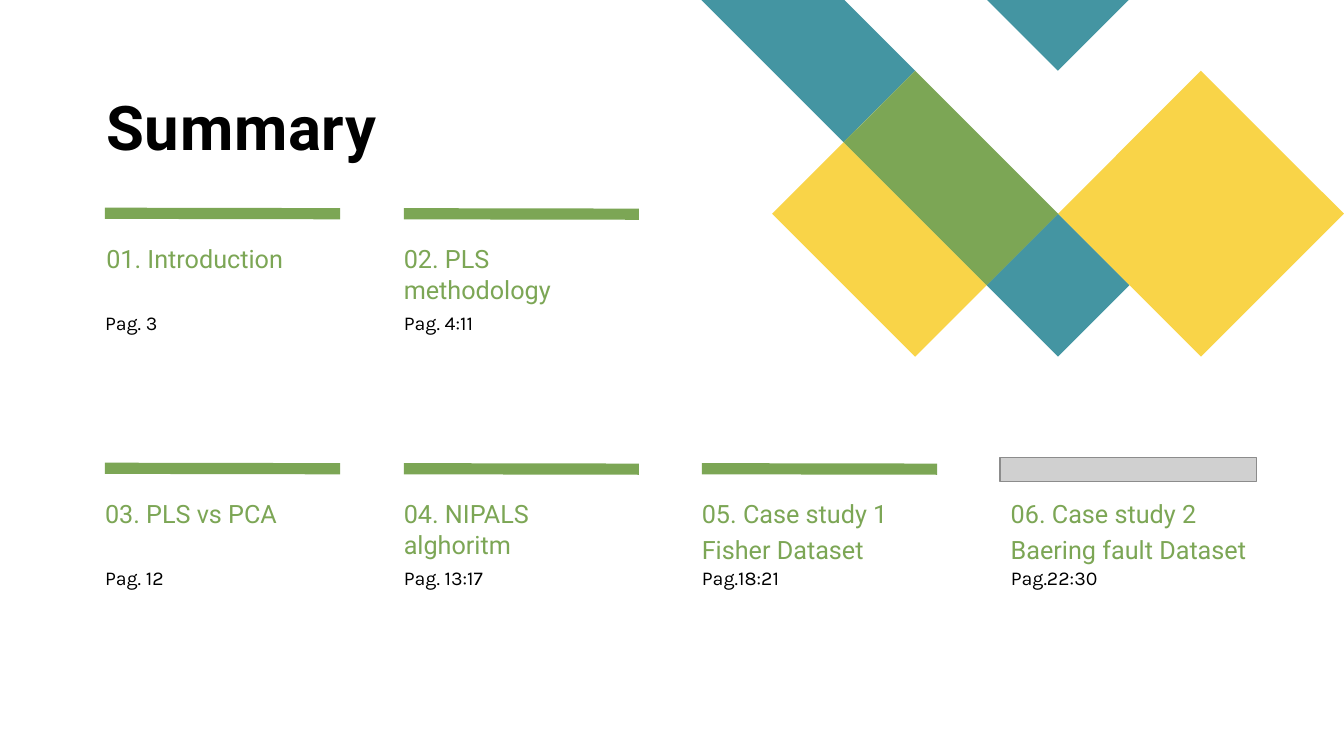
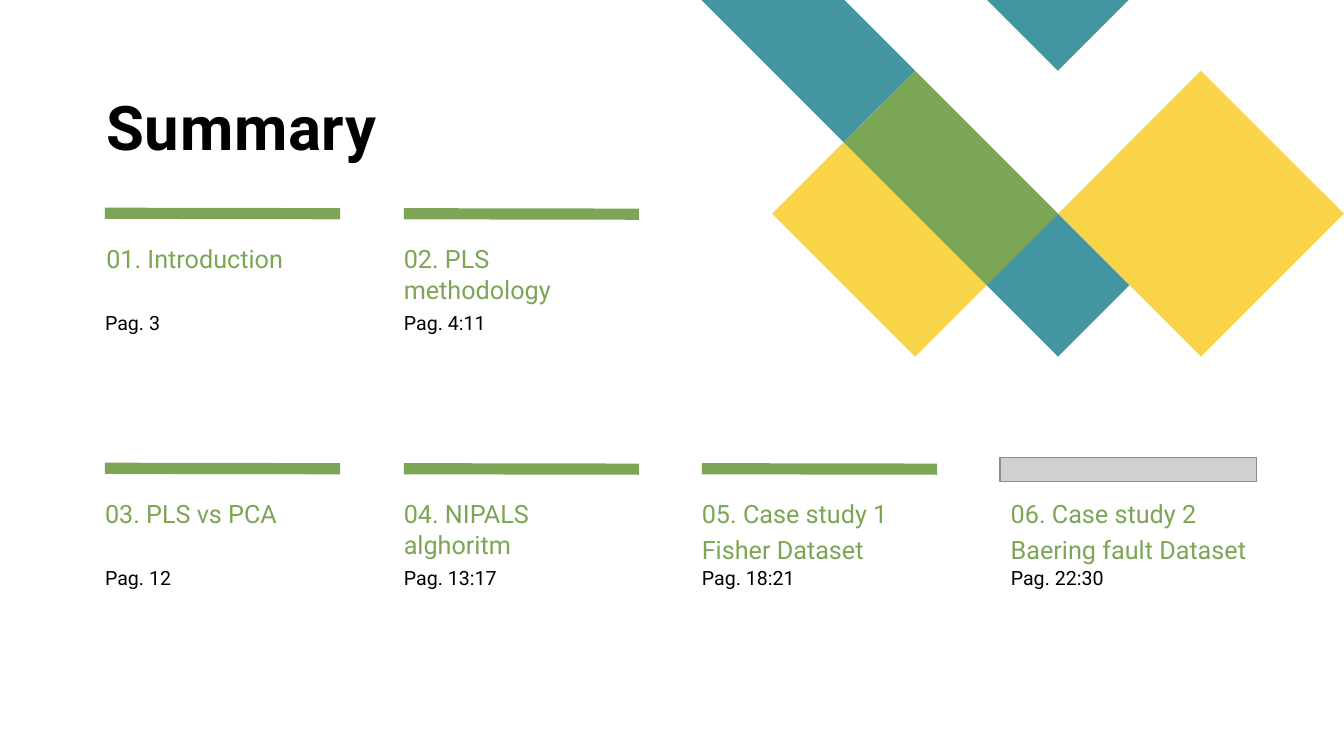
Before and after one commit to nicola98zambelli/PLS-for-fault-detection, a slide deck: slide 2 of Doc/PLS_ALES.pptx. Drawn at 1344x756 pixels with LibreOffice and Linux fonts; fonts in the diff are those of the drawing; grey boxes stand for pictures. Boxes give left, top, right and bottom in pixels: in the first picture for what was removed or moved away, otherwise in the second. Text is boxed around its words. In the diff, an @@ line names an element or a change of style, - is before the commit and + after.

```diff
--- a/Doc/PLS_ALES.pptx
+++ b/Doc/PLS_ALES.pptx
@@ font Karla to Roboto in 4 elements at bbox=[105, 316, 160, 334], bbox=[404, 316, 486, 334], bbox=[105, 571, 171, 589], bbox=[404, 571, 497, 589] @@
@@ text at bbox=[702, 571, 795, 589]: text changed; font Karla to Roboto @@
-Pag.18:21
+Pag. 18:21
@@ text at bbox=[1011, 571, 1104, 589]: text changed; font Karla to Roboto @@
-Pag.22:30
+Pag. 22:30
```
Also in this commit, not shown: 5 other slides changed, 1 other file.
